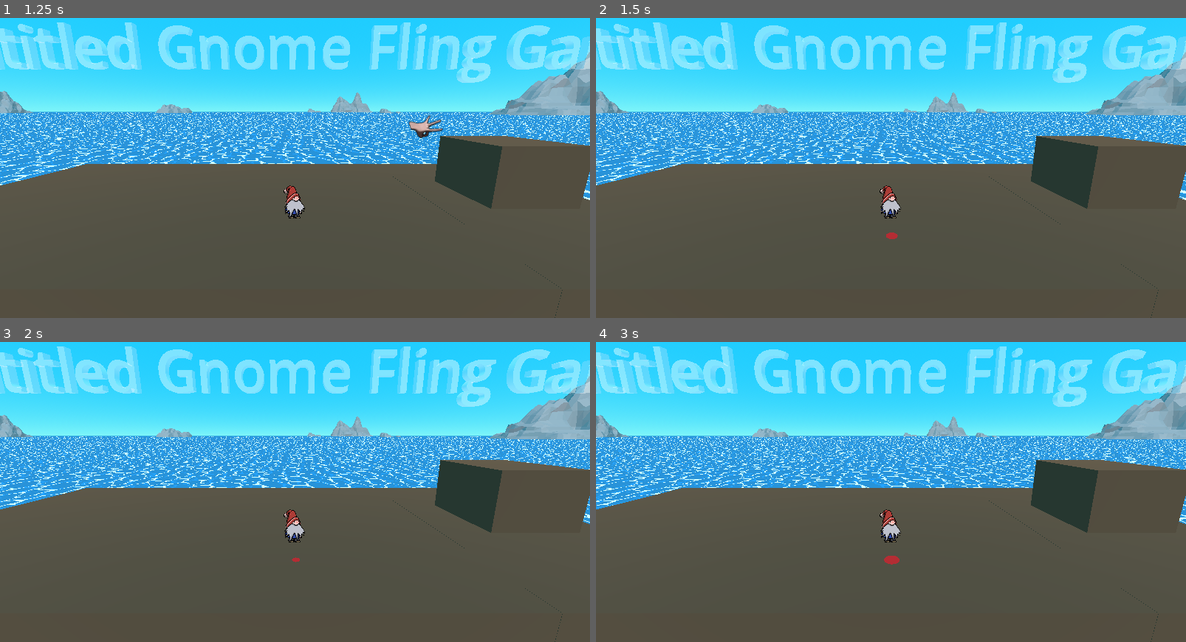
Above: before the commit, frames 1-4 (two rows, left to right).
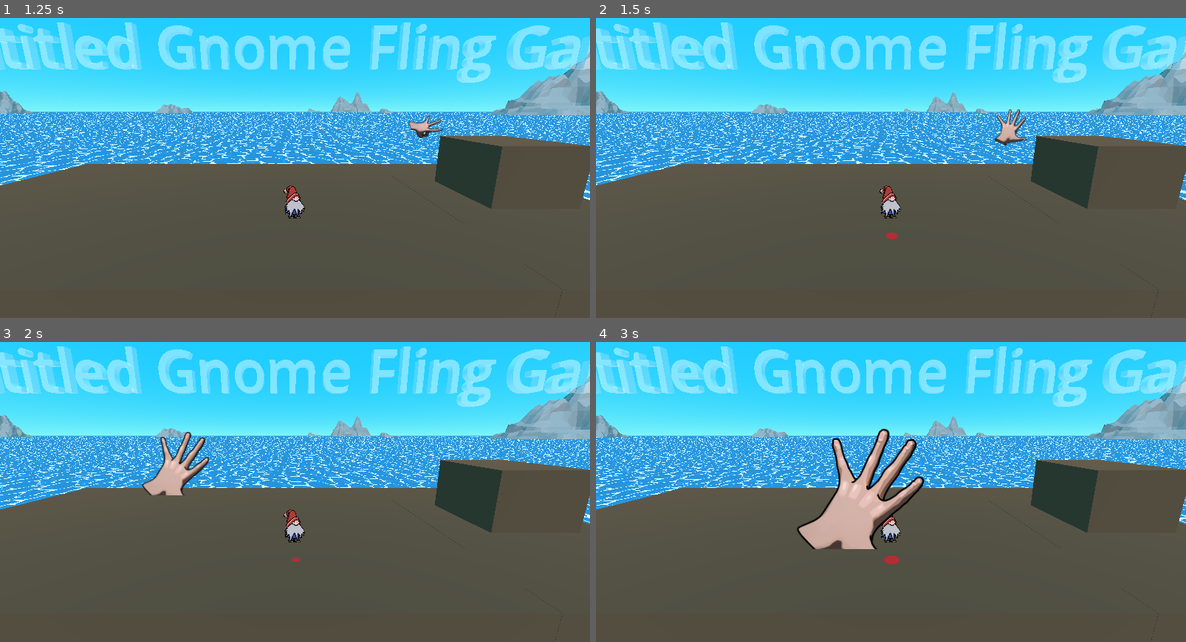
Above: after the commit, the same moments.

Repository: JCSergent/Game-Jammers
Game: Godot game, scene res://scenes/main_scene.tscn
The game is run twice, just before and just after one commit, with the same random seed, the same clock (stepped at 60 frames per second) and the same inputs.
Inputs (mouse positions are in pixels of both pictures, inside the frame that each line leads up to):
- Up to frame 1 (1.25 s): move the mouse to (424, 135) at 0.52 s; press the mouse at (424, 135) at 0.53 s
- Up to frame 2 (1.5 s): move the mouse to (773, 168) at 1.27 s; release the mouse at (773, 168) at 1.28 s; tap Q (Q) at 1.35 s
- Up to frame 3 (2 s): click (177, 492) at 1.55 s
- Up to frame 4 (3 s): move the mouse to (950, 405) at 2.02 s; press the mouse at (950, 405) at 2.03 s; move the mouse to (861, 543) at 2.77 s; release the mouse at (861, 543) at 2.78 s; click (861, 543) at 2.85 s

Frame 1 is identical in both runs. In frame 2, 0.3% of the frame differs, in the area x 67-74%, y 30-43%; in frame 3, 1.2%; in frame 4, 3.9%, in the area x 34-56%, y 28-70%.

Commit message:
flicking animation

Diff:
--- /dev/null
+++ b/scenes/hand.gd
@@ -0,0 +1,10 @@
+extends AnimatedSprite3D
+
+@onready var timer = $Timer
+
+func start_timer():
+	timer.start()
+
+func _on_timer_timeout():
+	if self.animation == "flick":
+		self.visible = false
--- a/scenes/hand.tscn
+++ b/scenes/hand.tscn
@@ -1,6 +1,56 @@
-[gd_scene load_steps=14 format=3 uid="uid://qb4cfjistqv"]
+[gd_scene load_steps=28 format=3 uid="uid://qb4cfjistqv"]
 
 [ext_resource type="Texture2D" uid="uid://dkvtkmqalo6ds" path="res://assets/hand.png" id="1_8lnne"]
+[ext_resource type="Texture2D" uid="uid://7ypryatltqyg" path="res://assets/flicking.png" id="2_n8rxj"]
+[ext_resource type="Script" path="res://scenes/hand.gd" id="3_xjbyf"]
+
+[sub_resource type="AtlasTexture" id="AtlasTexture_0xe4c"]
+atlas = ExtResource("2_n8rxj")
+region = Rect2(6000, 0, 1000, 1000)
+
+[sub_resource type="AtlasTexture" id="AtlasTexture_sseav"]
+atlas = ExtResource("2_n8rxj")
+region = Rect2(7000, 0, 1000, 1000)
+
+[sub_resource type="AtlasTexture" id="AtlasTexture_qfjpt"]
+atlas = ExtResource("2_n8rxj")
+region = Rect2(8000, 0, 1000, 1000)
+
+[sub_resource type="AtlasTexture" id="AtlasTexture_36tnb"]
+atlas = ExtResource("2_n8rxj")
+region = Rect2(9000, 0, 1000, 1000)
+
+[sub_resource type="AtlasTexture" id="AtlasTexture_q2515"]
+atlas = ExtResource("2_n8rxj")
+region = Rect2(10000, 0, 1000, 1000)
+
+[sub_resource type="AtlasTexture" id="AtlasTexture_1gen8"]
+atlas = ExtResource("2_n8rxj")
+region = Rect2(11000, 0, 1000, 1000)
+
+[sub_resource type="AtlasTexture" id="AtlasTexture_jvodp"]
+atlas = ExtResource("2_n8rxj")
+region = Rect2(0, 0, 1000, 1000)
+
+[sub_resource type="AtlasTexture" id="AtlasTexture_40yd8"]
+atlas = ExtResource("2_n8rxj")
+region = Rect2(1000, 0, 1000, 1000)
+
+[sub_resource type="AtlasTexture" id="AtlasTexture_jcyil"]
+atlas = ExtResource("2_n8rxj")
+region = Rect2(2000, 0, 1000, 1000)
+
+[sub_resource type="AtlasTexture" id="AtlasTexture_mb8pw"]
+atlas = ExtResource("2_n8rxj")
+region = Rect2(3000, 0, 1000, 1000)
+
+[sub_resource type="AtlasTexture" id="AtlasTexture_qkfty"]
+atlas = ExtResource("2_n8rxj")
+region = Rect2(4000, 0, 1000, 1000)
+
+[sub_resource type="AtlasTexture" id="AtlasTexture_5ue0u"]
+atlas = ExtResource("2_n8rxj")
+region = Rect2(5000, 0, 1000, 1000)
 
 [sub_resource type="AtlasTexture" id="AtlasTexture_irgtg"]
 atlas = ExtResource("1_8lnne")
@@ -50,6 +100,47 @@
 animations = [{
 "frames": [{
 "duration": 1.0,
+"texture": SubResource("AtlasTexture_0xe4c")
+}, {
+"duration": 1.0,
+"texture": SubResource("AtlasTexture_sseav")
+}, {
+"duration": 1.0,
+"texture": SubResource("AtlasTexture_qfjpt")
+}, {
+"duration": 1.0,
+"texture": SubResource("AtlasTexture_36tnb")
+}, {
+"duration": 1.0,
+"texture": SubResource("AtlasTexture_q2515")
+}, {
+"duration": 1.0,
+"texture": SubResource("AtlasTexture_1gen8")
+}, {
+"duration": 1.0,
+"texture": SubResource("AtlasTexture_jvodp")
+}, {
+"duration": 1.0,
+"texture": SubResource("AtlasTexture_40yd8")
+}, {
+"duration": 1.0,
+"texture": SubResource("AtlasTexture_jcyil")
+}, {
+"duration": 1.0,
+"texture": SubResource("AtlasTexture_mb8pw")
+}, {
+"duration": 1.0,
+"texture": SubResource("AtlasTexture_qkfty")
+}, {
+"duration": 1.0,
+"texture": SubResource("AtlasTexture_5ue0u")
+}],
+"loop": true,
+"name": &"flick",
+"speed": 5.0
+}, {
+"frames": [{
+"duration": 1.0,
 "texture": SubResource("AtlasTexture_irgtg")
 }, {
 "duration": 1.0,
@@ -83,7 +174,7 @@
 "texture": SubResource("AtlasTexture_j4ww5")
 }],
 "loop": true,
-"name": &"default",
+"name": &"loadup",
 "speed": 5.0
 }]
 
@@ -91,3 +182,11 @@
 transform = Transform3D(0.05, 0, 0, 0, 0.05, 0, 0, 0, 0.05, 0, 0, 0)
 billboard = 1
 sprite_frames = SubResource("SpriteFrames_nl44c")
+animation = &"loadup"
+script = ExtResource("3_xjbyf")
+
+[node name="Timer" type="Timer" parent="."]
+wait_time = 0.5
+one_shot = true
+
+[connection signal="timeout" from="Timer" to="." method="_on_timer_timeout"]
--- a/scripts/impact_zone.gd
+++ b/scripts/impact_zone.gd
@@ -9,6 +9,7 @@
 var end_pos = Vector3(0,0,0)
 
 var splash = preload("res://scenes/splash.tscn")
+var hand_frame = 0
 
 func _ready():
 	disable()
@@ -35,17 +36,22 @@
 			self.look_at(end_pos)
 			self.position.y = end_pos.y
 
+			# hand stuff too lazy to put in new script
+			hand.animation = "loadup"
 			var sc = 0.1
 			hand.position = Vector3(start_pos.x + sc*(end_pos.x - start_pos.x), hand.position.y, start_pos.z + sc*(end_pos.z - start_pos.z))
 			var start_flat = Vector2(start_pos.x, start_pos.z)
 			var end_flat = Vector2(end_pos.x, end_pos.z)
 			var angle = atan2(start_flat.y - end_flat.y, start_flat.x - end_flat.x) # radians
-			var frame = int(angle / (PI/6)) + 5
-			hand.frame = frame
+			hand_frame = int(angle / (PI/6)) + 5
+			hand.frame = hand_frame
 
 	if Input.is_action_just_released("mouseclick"):
 		disable()
-		hand.visible = false
+		hand.animation = "flick"
+		hand.frame = hand_frame
+		hand.start_timer()
+		# hand.visible = false
 		self.scale = Vector3(0.01,0.01,0.01) # hot fix for weird bug
 		SignalBus.released.emit(start_pos, start_pos.distance_to(end_pos))
 
Binary file added: assets/flicking.png
Not shown, added: assets/flicking.png.import
